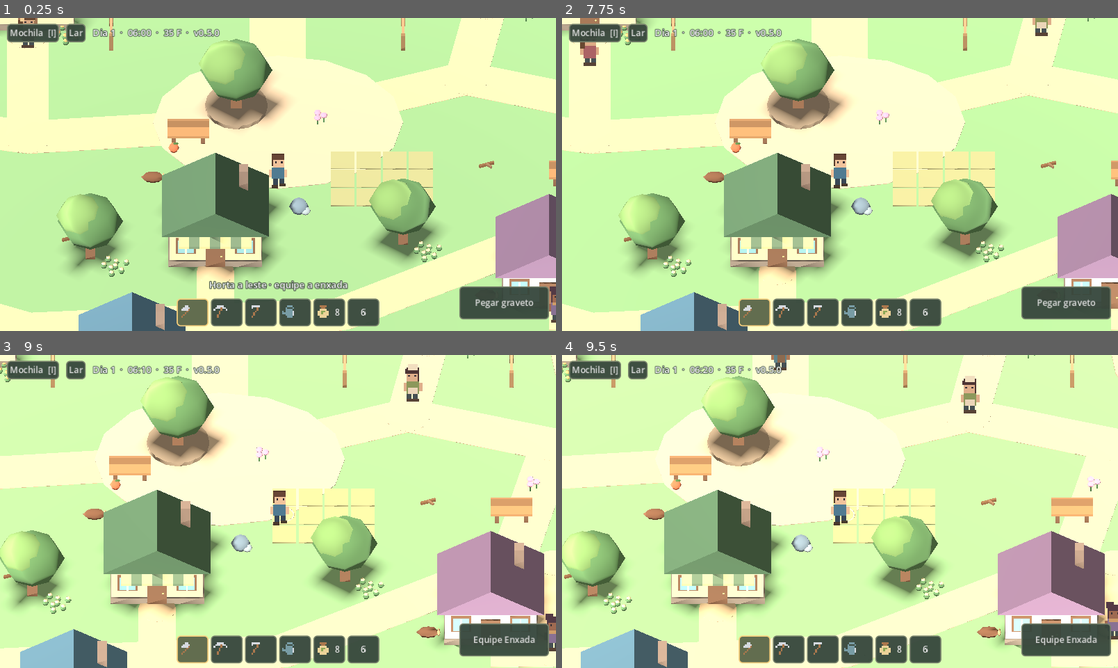
Above: before the commit, frames 1-4 (two rows, left to right).
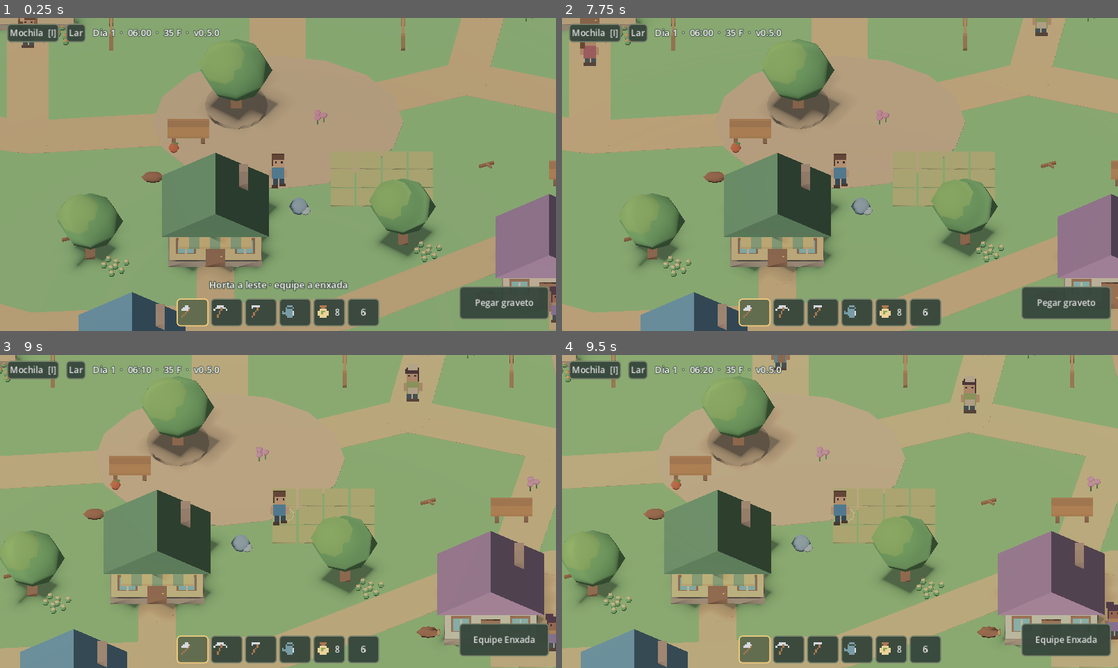
Above: after the commit, the same moments.

Repository: arthurkarger/Evergrove-project
Game: Godot game, scene res://main.tscn
Same seed, same stepped clock (60 frames per second), same inputs: the game is played once before the commit and once after it.
Inputs (mouse positions are in pixels of both pictures, inside the frame that each line leads up to):
- Up to frame 1 (0.25 s): no input
- Up to frame 2 (7.75 s): click "Mochila [I]" at 0.5 s; click "Lar" at 1.25 s; click (756, 312) at 2.02 s; click (789, 312) at 2.77 s; click (823, 312) at 3.52 s; click (856, 312) at 4.27 s; click "8" at 5 s; click "6" at 5.75 s; click "Pegar graveto" at 6.5 s; click "Fechar" at 7.25 s
- Up to frame 3 (9 s): tap Enter at 8 s; move the mouse to (400, 495) at 8.02 s; hold Right (ui_right) 8.03-8.75 s; tap R at 8.1 s; click (400, 495) at 8.17 s; drag from (166, 527) to (250, 574) at 8.77 s
- Up to frame 4 (9.5 s): no input

The runs differ from the first frame. In frame 1, 90% of the frame differs, in the area x 0-100%, y 0-100%; in frame 2, 90%; in frame 3, 89%; in frame 4, 91%.

Commit message:
Soften world lighting and add lightweight retro color grading shader

Diff:
--- a/main.gd
+++ b/main.gd
@@ -63,12 +63,15 @@
 	e.background_mode = Environment.BG_COLOR
 	e.background_color = Color("b8d6dc")
 	e.ambient_light_source = Environment.AMBIENT_SOURCE_COLOR
-	e.ambient_light_color = Color("fff1db")
-	e.ambient_light_energy = 0.7
+	e.ambient_light_color = Color("e5dfd0")
+	e.ambient_light_energy = 0.48
+	e.glow_enabled = false
 	env.environment = e
 	add_child(env)
 	sun.rotation_degrees = Vector3(-55,-35,0)
 	sun.shadow_enabled = true
+	sun.light_energy = 0.65
+	sun.light_specular = 0.0
 	add_child(sun)
 	var village := Village.new()
 	add_child(village)
@@ -97,6 +100,7 @@
 	camera.position = player.position + Vector3(0,10,10)
 	camera.look_at(player.position)
 	camera.current = true
+	setup_world_shader()
 	var ui := CanvasLayer.new()
 	add_child(ui)
 	pad.world = self
@@ -291,10 +295,43 @@
 	var minutes := floori(fmod(phase*24,1.0)*6)*10
 	hud.clock_label.text = "Dia %d  ·  %02d:%02d  ·  %d F  ·  v%s" % [life.day,hours,minutes,life.social.coins,ProjectSettings.get_setting("application/config/version")]
 	var light := smoothstep(-0.36,0.38,sin(phase*TAU))
-	sun.light_energy = lerpf(0.12,1.0,light)
-	sky.ambient_light_energy = lerpf(0.48,0.7,light)
-	sky.ambient_light_color = Color("a4b4d7").lerp(Color("fff1db"),light)
+	sun.light_energy = lerpf(0.10,0.65,light)
+	sky.ambient_light_energy = lerpf(0.40,0.48,light)
+	sky.ambient_light_color = Color("a4b4d7").lerp(Color("e5dfd0"),light)
 	sky.background_color = Color("465772").lerp(Color("b8d6dc"),light)
+
+# One screen sample, no blur, bloom, depth pass or HUD processing.
+func setup_world_shader() -> void:
+	var grade := CanvasLayer.new()
+	grade.name = "WorldColorGrade"
+	grade.layer = 0
+	add_child(grade)
+	var overlay := ColorRect.new()
+	overlay.mouse_filter = Control.MOUSE_FILTER_IGNORE
+	overlay.focus_mode = Control.FOCUS_NONE
+	var shader := Shader.new()
+	shader.code = """
+shader_type canvas_item;
+render_mode unshaded, blend_disabled;
+uniform sampler2D world_screen : hint_screen_texture, repeat_disable, filter_nearest;
+uniform float highlight_strength : hint_range(0.0, 0.6) = 0.28;
+uniform float saturation : hint_range(0.0, 1.2) = 0.94;
+void fragment() {
+	vec3 src = texture(world_screen, SCREEN_UV).rgb;
+	float lum = dot(src, vec3(0.2126, 0.7152, 0.0722));
+	vec3 c = mix(vec3(lum), src, saturation);
+	float shoulder = smoothstep(0.48, 1.0, max(c.r, max(c.g, c.b)));
+	c *= 1.0 - highlight_strength * shoulder;
+	// Gentle warm highlights and slightly cool shadows.
+	c *= mix(vec3(0.98, 1.0, 1.025), vec3(1.015, 1.0, 0.975), smoothstep(0.15, 0.75, lum));
+	COLOR = vec4(clamp(c, vec3(0.0), vec3(1.0)), 1.0);
+}
+"""
+	var grade_material := ShaderMaterial.new()
+	grade_material.shader = shader
+	overlay.material = grade_material
+	grade.add_child(overlay)
+	overlay.set_anchors_and_offsets_preset(Control.PRESET_FULL_RECT)
 
 func save_game() -> void:
 	if initialized:
